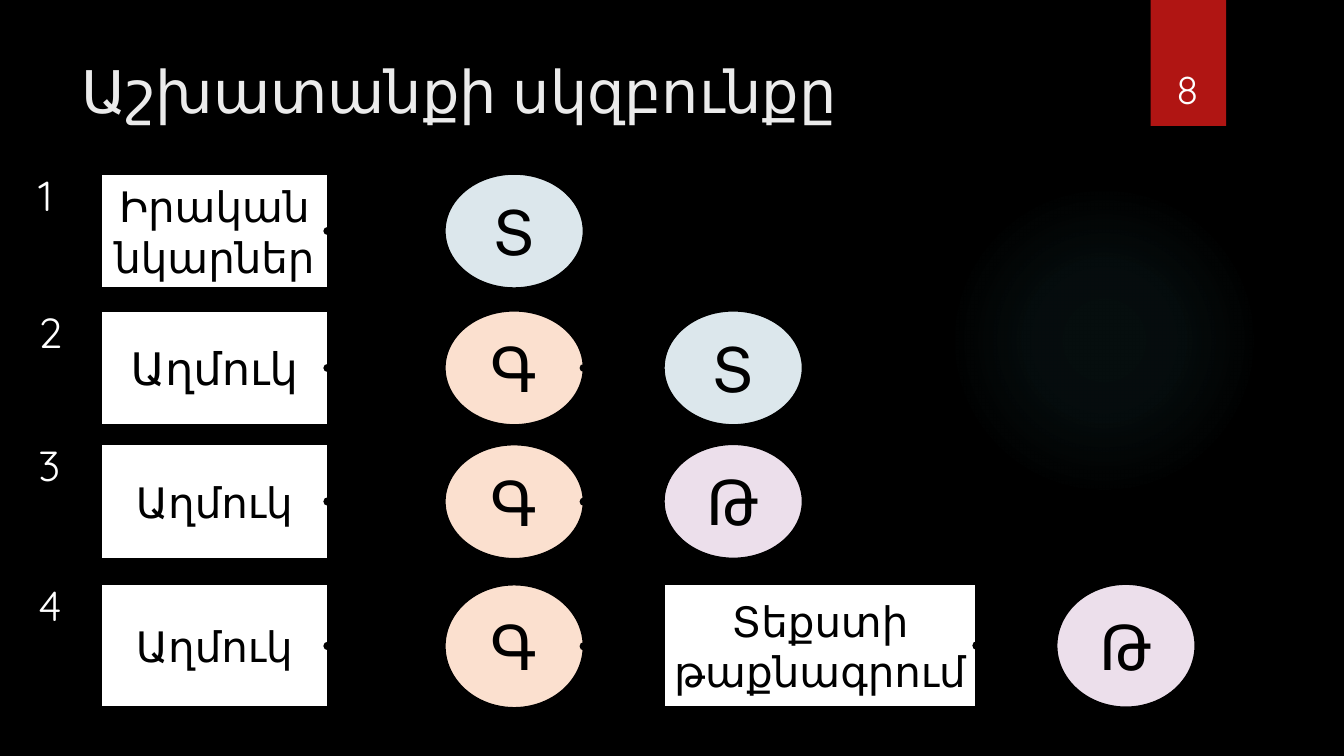
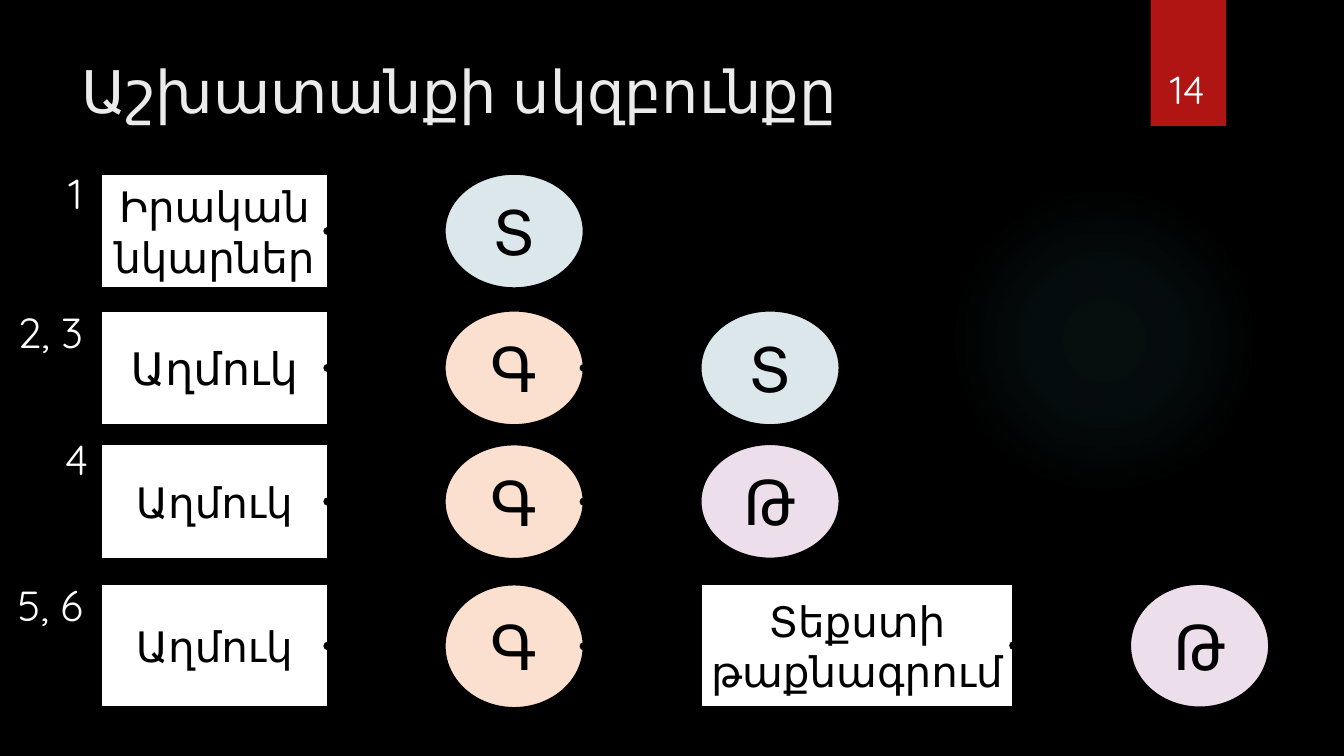
Before and after one commit to Lusine0101/GAN-for-Stegan, a slide deck: slide 14 of Գեներատիվ մրցակցող ցանցերի կիրառումը նկարի տեսքով թաքնագրության կրիչ.pptx (slide 8 before the commit). Drawn at 1344x756 pixels with LibreOffice and Linux fonts; fonts in the diff are those of the drawing; background and template pictures are left out. Boxes give left, top, right and bottom in pixels: in the first picture for what was removed or moved away, otherwise in the second. Text is boxed around its words. In the diff, an @@ line names an element or a change of style, - is before the commit and + after.

```diff
--- a/Գեներատիվ մրցակցող ցանցերի կիրառումը նկարի տեսքով թաքնագրության կրիչ.pptx
+++ b/Գեներատիվ մրցակցող ցանցերի կիրառումը նկարի տեսքով թաքնագրության կրիչ.pptx
@@ page number at (x1=1170, y1=76, x2=1205, y2=104): text changed @@
-8
+14
@@ text "1" moved from (x1=38, y1=181, x2=52, y2=211) to (x1=68, y1=179, x2=82, y2=209) @@
@@ text at (x1=18, y1=318, x2=83, y2=353): text changed @@
-2
+2, 3
@@ arrow moved from (584, 368) - (663, 368) to (584, 368) - (701, 368) @@
@@ text "4" moved from (x1=38, y1=591, x2=61, y2=621) to (x1=65, y1=445, x2=88, y2=475) @@
@@ text removed at (x1=38, y1=451, x2=60, y2=482) @@
-3
@@ arrow moved from (584, 502) - (663, 501) to (584, 502) - (701, 501) @@
@@ text added at (x1=18, y1=590, x2=83, y2=626), 30 pt, text #FFFFFF @@
+5, 6
@@ 2 ellipses, 1 rectangle moved together from (x1=663, y1=311, x2=976, y2=708) to (x1=701, y1=311, x2=1013, y2=708) @@
@@ ellipse "Թ" moved from (x1=1057, y1=584, x2=1196, y2=708) to (x1=1130, y1=584, x2=1269, y2=708) @@
@@ arrow moved from (584, 646) - (663, 646) to (584, 646) - (701, 646) @@
@@ arrow moved from (977, 646) - (1057, 646) to (1013, 646) - (1130, 646) @@
```
Also in this commit, not shown: 3 other slides changed, 4 slides added.
